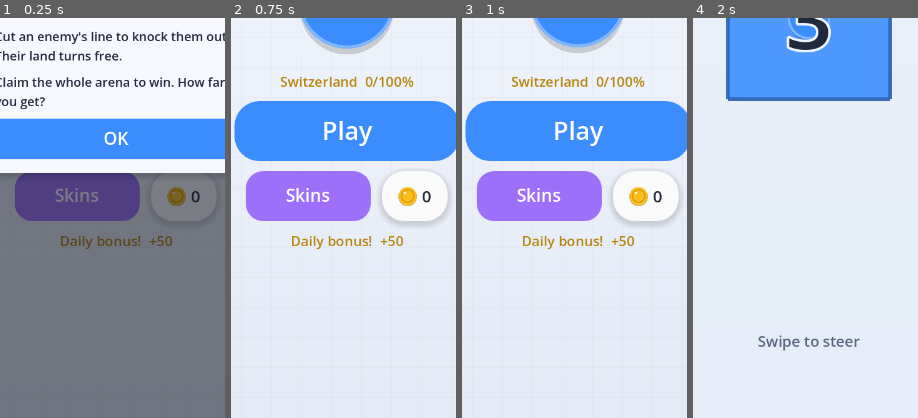
Above: before the commit, frames 1-4 (left to right).
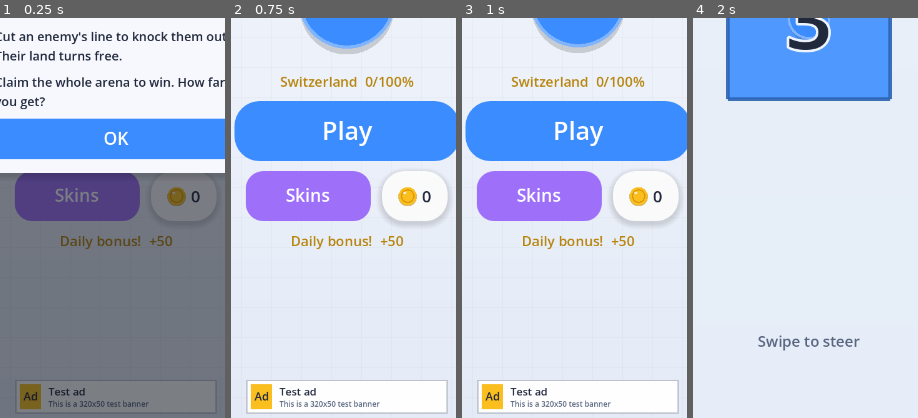
Above: after the commit, the same moments.

Repository: Tourist105/inkland
Game: Godot game, scene res://scenes/Home.tscn
The game is run twice, just before and just after one commit, with the same random seed, the same clock (stepped at 60 frames per second) and the same inputs.
Inputs:
- Up to frame 1 (0.25 s): no input
- Up to frame 2 (0.75 s): click "Play" at 0.5 s
- Up to frame 3 (1 s): no input
- Up to frame 4 (2 s): click "Play" at 1.25 s
The pictures show only the part of the screen within x 24-74%, y 50-100%; the shares and areas given below are measured in that part.

The runs differ from the first frame. In frame 1, 0.9% of the frame differs, in the area x 8-66%, y 91-98%; in frame 2, 7.4%, in the area x 6-97%, y 90-99%; in frame 3, 7.4%; in frame 4, nothing differs.

Commit message:
Visible test ad banner in menus (marks the real-AdMob slot for M4)
TestBanner: 320x50-style placeholder drawn in code, clearly labeled 'Test ad'
so no real ad ships by accident. Menus only, hidden during gameplay.

Co-Authored-By: Claude Fable 5 <noreply@anthropic.com>

Diff:
--- a/scripts/Home.gd
+++ b/scripts/Home.gd
@@ -123,6 +123,18 @@
 	if daily > 0:
 		col.add_child(Ui.label("%s  +%d" % [tr("T_DAILY"), daily], 22,
 			Color(0.72, 0.52, 0.05)))
+
+	# Test ad banner (menu only) — marks the real-AdMob slot for M4.
+	var banner := TestBanner.make()
+	banner.anchor_left = 0.5
+	banner.anchor_right = 0.5
+	banner.anchor_top = 1.0
+	banner.anchor_bottom = 1.0
+	banner.offset_left = -160
+	banner.offset_right = 160
+	banner.offset_top = -60
+	banner.offset_bottom = -8
+	add_child(banner)
 
 # ----------------------------------------------------------------- overlays --
 
--- /dev/null
+++ b/scripts/ui/TestBanner.gd
@@ -0,0 +1,27 @@
+class_name TestBanner
+extends Control
+## Visible placeholder ad banner (320x50-style) drawn in code. Shows on-device
+## exactly where the AdMob banner will sit, clearly marked as a test ad so no
+## real ad ever ships by accident. Real AdMob banner replaces this in M4 via
+## the AdsBackend plugin (see Ads.gd). Menus only — never over gameplay.
+
+static func make() -> TestBanner:
+	var b := TestBanner.new()
+	b.custom_minimum_size = Vector2(320, 52)
+	b.mouse_filter = Control.MOUSE_FILTER_IGNORE
+	return b
+
+func _draw() -> void:
+	var r := Rect2(Vector2.ZERO, size)
+	var sb := StyleBoxFlat.new()
+	draw_rect(r, Color(1, 1, 1, 0.95))
+	draw_rect(r, Color(0.13, 0.16, 0.24, 0.25), false, 1.5)
+	var font := ThemeDB.fallback_font
+	# "Ad" chip.
+	draw_rect(Rect2(6, 6, 34, size.y - 12), Color(0.98, 0.75, 0.12))
+	draw_string(font, Vector2(12, size.y * 0.5 + 6), "Ad",
+		HORIZONTAL_ALIGNMENT_LEFT, -1, 18, Color(0.13, 0.16, 0.24))
+	draw_string(font, Vector2(52, size.y * 0.5 - 2), "Test ad",
+		HORIZONTAL_ALIGNMENT_LEFT, -1, 17, Color(0.13, 0.16, 0.24))
+	draw_string(font, Vector2(52, size.y * 0.5 + 16), "This is a 320x50 test banner",
+		HORIZONTAL_ALIGNMENT_LEFT, -1, 12, Color(0.35, 0.40, 0.50))
Not shown, added: scripts/ui/TestBanner.gd.uid
